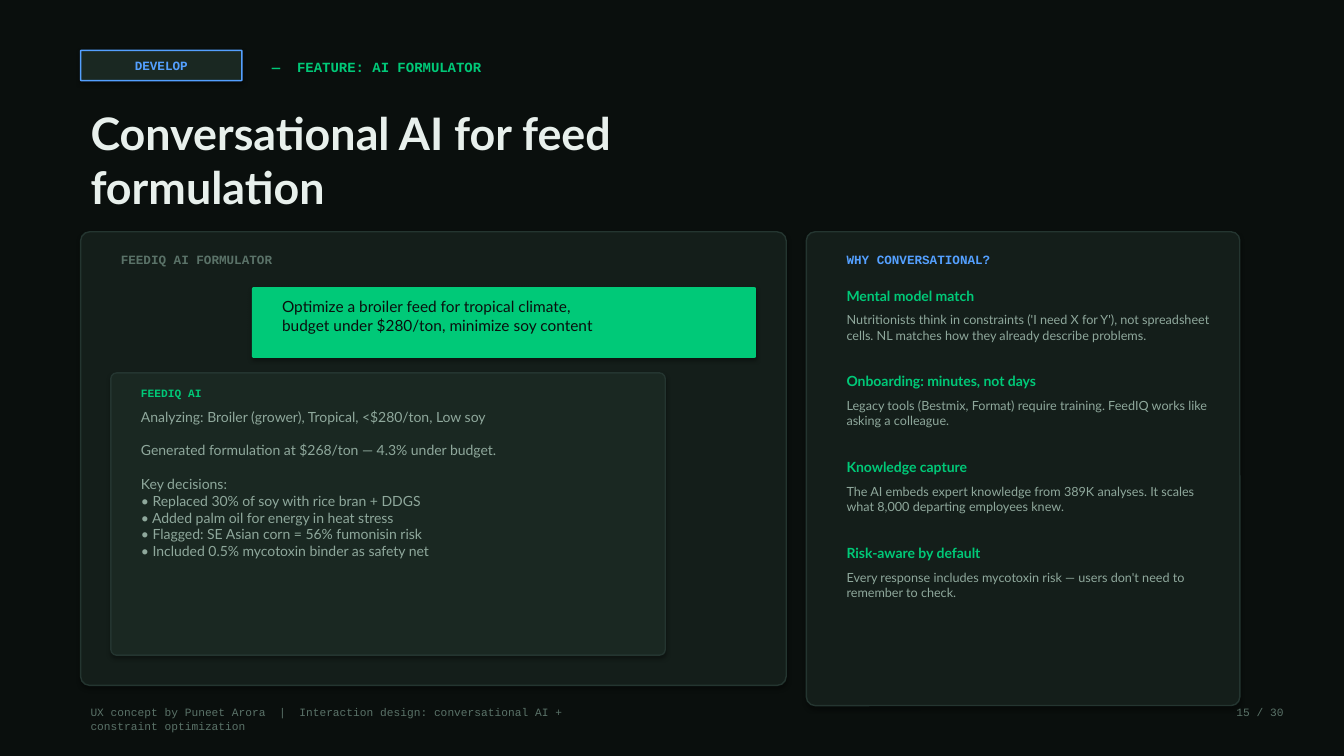
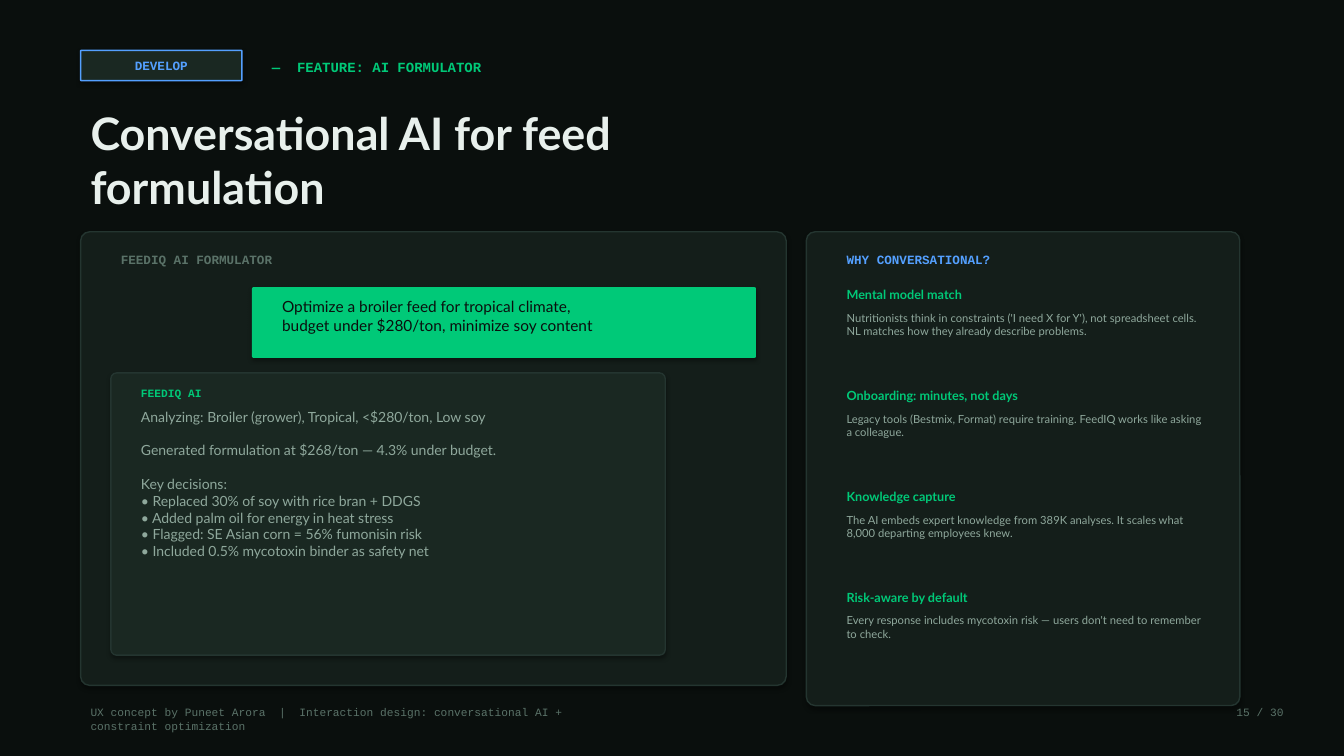
Before and after one commit to puneetindeelhi940/portfolio, a slide deck: slide 15 of FeedIQ-TCT-Case-Study-Puneet-Arora.pptx. Drawn at 1344x756 pixels with LibreOffice and Linux fonts; fonts in the diff are those of the drawing. Boxes give left, top, right and bottom in pixels: in the first picture for what was removed or moved away, otherwise in the second. Text is boxed around its words. In the diff, an @@ line names an element or a change of style, - is before the commit and + after.

```diff
--- a/FeedIQ-TCT-Case-Study-Puneet-Arora.pptx
+++ b/FeedIQ-TCT-Case-Study-Puneet-Arora.pptx
@@ text "Onboarding: minutes, not days": place and size @@
-text "Onboarding: minutes, not days" at box(847, 375, 1036, 389)
+text "Onboarding: minutes, not days" at box(847, 390, 1017, 403)
@@ text "Legacy tools (Bestmix, Format) require ...": place and size @@
-text "Legacy tools (Bestmix, Format) require ..." at box(847, 400, 1207, 427)
+text "Legacy tools (Bestmix, Format) require ..." at box(847, 414, 1201, 438)
@@ text "Knowledge capture": place and size @@
-text "Knowledge capture" at box(847, 461, 967, 475)
+text "Knowledge capture" at box(847, 491, 956, 504)
@@ text "The AI embeds expert knowledge ...": place and size @@
-text "The AI embeds expert knowledge ..." at box(847, 486, 1194, 513)
+text "The AI embeds expert knowledge ..." at box(847, 516, 1184, 539)
@@ size 10 to 9 pt in 4 elements at box(847, 289, 962, 299), box(847, 390, 1017, 403), box(847, 491, 956, 504), box(847, 592, 968, 604) @@
@@ text "Risk-aware by default": place and size @@
-text "Risk-aware by default" at box(847, 547, 981, 561)
+text "Risk-aware by default" at box(847, 592, 968, 604)
@@ size 9 to 8 pt in 4 elements at box(847, 313, 1197, 337), box(847, 414, 1201, 438), box(847, 516, 1184, 539), box(847, 616, 1200, 638) @@
@@ text "Every response includes mycotoxin risk ...": place and size @@
-text "Every response includes mycotoxin risk ..." at box(847, 573, 1185, 597)
+text "Every response includes mycotoxin risk ..." at box(847, 616, 1200, 638)
```
Also in this commit, not shown: 24 other slides changed, 1 other file.
